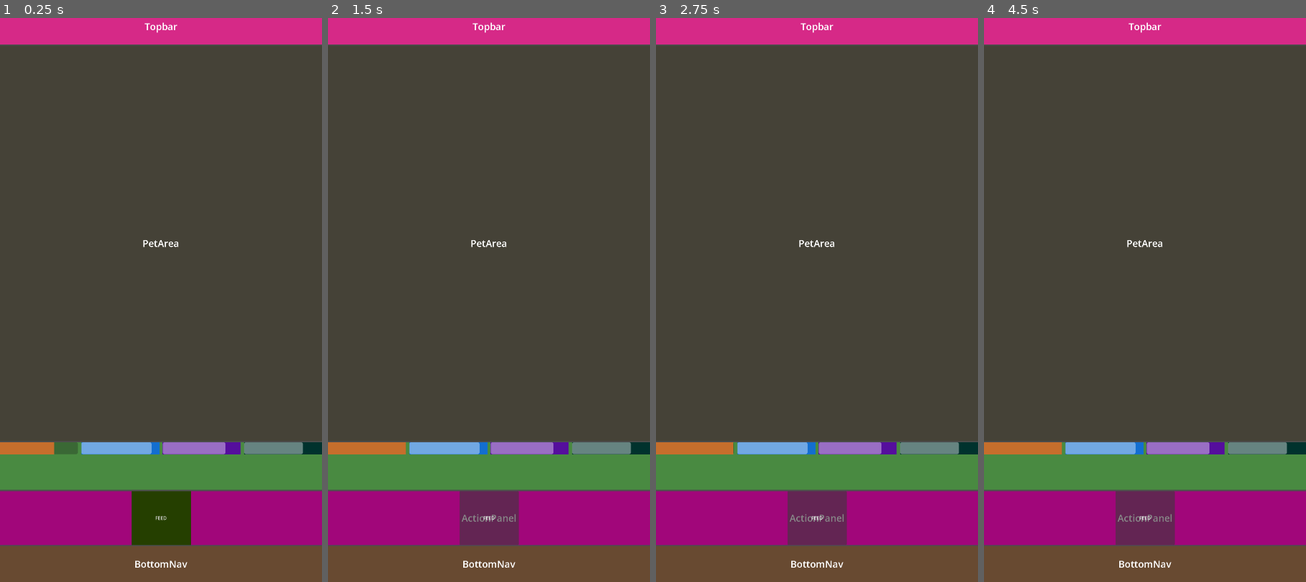
Above: before the commit, frames 1-4 (left to right).
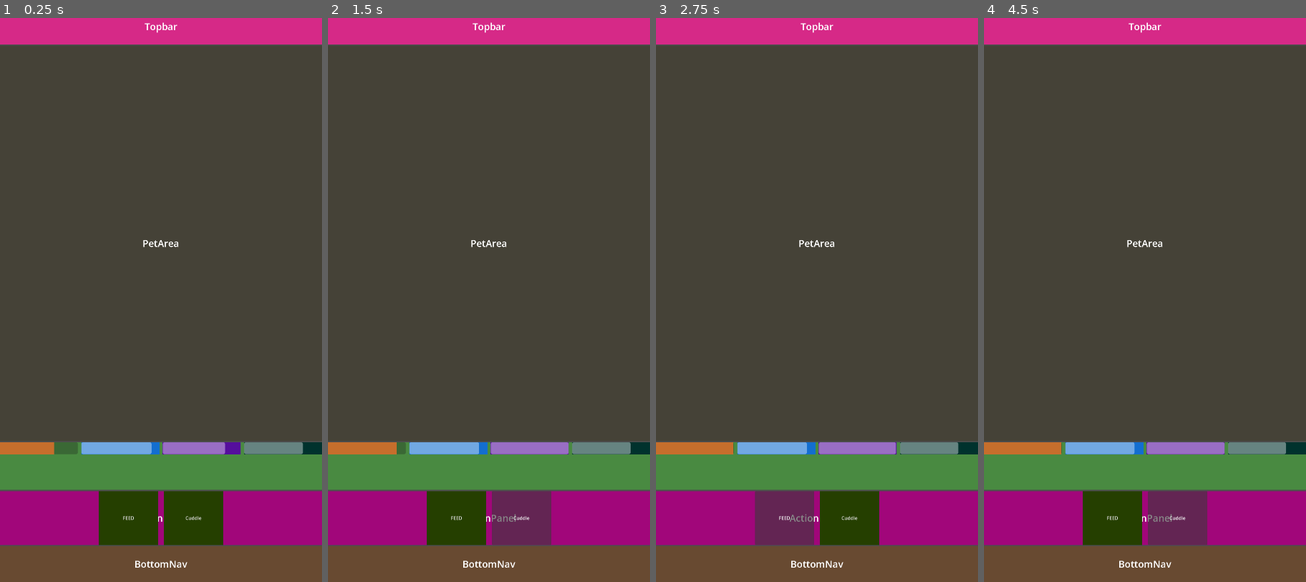
Above: after the commit, the same moments.

Repository: mboracingoz/Hatchi
Game: Godot game, scene res://Scenes/main.tscn
The game is run twice, just before and just after one commit, with the same random seed, the same clock (stepped at 60 frames per second) and the same inputs. This scene is started directly instead of the project's main scene.
Inputs:
- Up to frame 1 (0.25 s): no input
- Up to frame 2 (1.5 s): click "FEED" at 0.5 s; click "FEED" (after the commit: "Cuddle") at 1.25 s
- Up to frame 3 (2.75 s): click "FEED" at 2 s
- Up to frame 4 (4.5 s): click "FEED" (after the commit: "Cuddle") at 2.75 s; click "FEED" at 3.5 s; click "FEED" (after the commit: "Cuddle") at 4.25 s

The runs differ from the first frame. In frame 1, 2.1% of the frame differs, in the area x 30-70%, y 75-94%; in frame 2, 3.1%, in the area x 21-95%, y 75-94%; in frame 3, 3.0%; in frame 4, 3.0%.

Commit message:
Added cuddle interaction and fix happiness stat update (typos in key and method)

Diff:
--- /dev/null
+++ b/Core/ui/Action/CuddlePet.gd
@@ -0,0 +1,19 @@
+extends Button
+
+@onready var need_system = get_tree().get_first_node_in_group("need_system")
+
+
+# Called when the node enters the scene tree for the first time.
+func _ready() -> void:
+	pressed.connect(_on_pressed)
+
+
+func _on_pressed() -> void:
+	if need_system == null:
+		return
+
+	var happiness = need_system.needs.get("happiness")
+	if happiness != null:
+		happiness.increase(100.0)
+
+	print("Cuddle button pressed")
--- a/Scenes/main.tscn
+++ b/Scenes/main.tscn
@@ -3,6 +3,7 @@
 [ext_resource type="Script" uid="uid://fibo7r4yrk3o" path="res://Core/ui/Widgets/NeedBar.gd" id="1_bo1nx"]
 [ext_resource type="Script" uid="uid://b75mcftx0u248" path="res://Core/ui/Action/FeedButton.gd" id="2_8gbba"]
 [ext_resource type="Script" uid="uid://b7ok3fon2vgs7" path="res://Systems/Needs/need_system.gd" id="2_bo1nx"]
+[ext_resource type="Script" uid="uid://7aito1hxw1yw" path="res://Core/ui/Action/CuddlePet.gd" id="3_jjvhh"]
 
 [sub_resource type="StyleBoxFlat" id="StyleBoxFlat_7u77a"]
 bg_color = Color(0.8370726, 0.16217735, 0.5312259, 1)
@@ -106,7 +107,7 @@
 value = 80.0
 show_percentage = false
 script = ExtResource("1_bo1nx")
-need_id = "happines"
+need_id = "happiness"
 
 [node name="SleepBar" type="ProgressBar" parent="RootLayout/NeedPanel/NeedsContainer" unique_id=356440126]
 custom_minimum_size = Vector2(0, 40)
@@ -135,12 +136,19 @@
 theme_override_constants/separation = 20
 alignment = 1
 
-[node name="Button" type="Button" parent="RootLayout/ActionPanel/ActionsContainer" unique_id=1412812904]
+[node name="FeedButton" type="Button" parent="RootLayout/ActionPanel/ActionsContainer" unique_id=1412812904]
 custom_minimum_size = Vector2(198.86, 50)
 layout_mode = 2
 theme_override_styles/normal = SubResource("StyleBoxFlat_ynf5e")
 text = "FEED"
 script = ExtResource("2_8gbba")
+
+[node name="CuddlePetButton" type="Button" parent="RootLayout/ActionPanel/ActionsContainer" unique_id=1380565603]
+custom_minimum_size = Vector2(198.86, 50)
+layout_mode = 2
+theme_override_styles/normal = SubResource("StyleBoxFlat_ynf5e")
+text = "Cuddle"
+script = ExtResource("3_jjvhh")
 
 [node name="BottomNav" type="PanelContainer" parent="RootLayout" unique_id=1070485461]
 custom_minimum_size = Vector2(0, 120)
--- a/Systems/Needs/need_system.gd
+++ b/Systems/Needs/need_system.gd
@@ -40,15 +40,14 @@
 	_emit_hunger_changed()
 
 func _process(delta: float) -> void:
-	var hunger: NeedStat = needs.get("hunger")
+		for key in needs.keys():
+			var stat: NeedStat = needs[key]
 
-	if hunger == null:
-		return
+			if stat == null:
+				continue
 
-	var previous_value: float = hunger.current_value
-	hunger.decrease(delta)
+			stat.decrease(delta)
 
-	if !is_equal_approx(previous_value, hunger.current_value):
 		_emit_hunger_changed()
 
 func feed(amount: float) -> void:
Not shown, added: Core/ui/Action/CuddlePet.gd.uid
